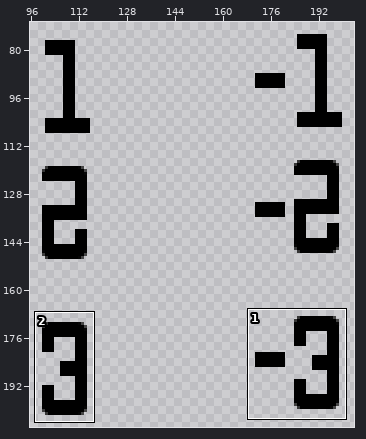
Sprite sheet, stored at Sudoku/Assets/Sprites/rusfont positive negative.png. Above: a wide view before the commit, with the close-up outlined.
Close-up. Before the edit:
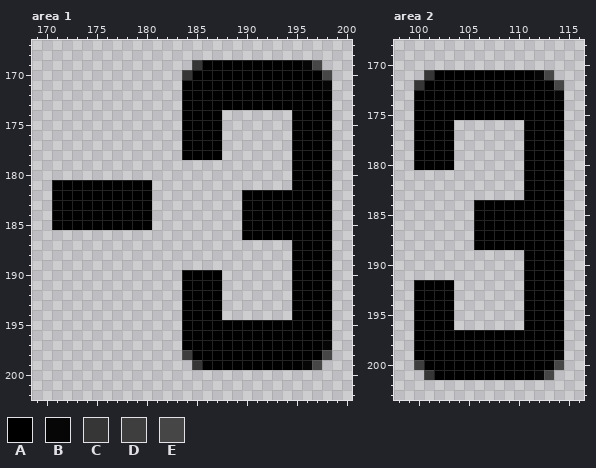
The file is 300x300 pixels. Colours within 5 levels of each other are drawn and written as one. Shown: area 1: x 169..200, y 167..202; area 2: x 98..116, y 168..203. The wide view leaves out empty margins. The commit also changed other parts of the picture, which this record leaves out.
Palette (. is transparent): A #000000  B #060606  C #363636  D #3e3e3e  E #464646
Now the later version:
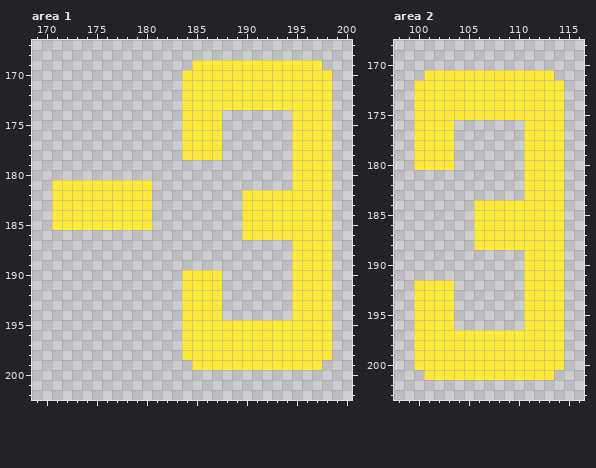
Change:
@@ palette @@
-A #000000
+A #ffea35
--- area 1
@@ x 182..200 @@
 168 ...................
-169 ...CAAAAAAAAAABE...
-170 ..CAAAAAAAAAAAAAE..
-171 ..AAAAAAAAAAAAAAB..
+169 ...AAAAAAAAAAAAA...
+170 ..AAAAAAAAAAAAAAA..
+171 ..AAAAAAAAAAAAAAA..
 172 ..AAAAAAAAAAAAAAA..
@@ x 182..200 @@
 196 ..AAAAAAAAAAAAAAA..
-197 ..AAAAAAAAAAAAAAB..
-198 ..DAAAAAAAAAAAAAE..
-199 ...CAAAAAAAAAABE...
+197 ..AAAAAAAAAAAAAAA..
+198 ..AAAAAAAAAAAAAAA..
+199 ...AAAAAAAAAAAAA...
 200 ...................
--- area 2
@@ x 98..116 @@
 170 ...................
-171 ...CAAAAAAAAAABE...
-172 ..CAAAAAAAAAAAAAE..
-173 ..AAAAAAAAAAAAAAB..
+171 ...AAAAAAAAAAAAA...
+172 ..AAAAAAAAAAAAAAA..
+173 ..AAAAAAAAAAAAAAA..
 174 ..AAAAAAAAAAAAAAA..
@@ x 98..116 @@
 198 ..AAAAAAAAAAAAAAA..
-199 ..AAAAAAAAAAAAAAB..
-200 ..DAAAAAAAAAAAAAE..
-201 ...CAAAAAAAAAABE...
+199 ..AAAAAAAAAAAAAAA..
+200 ..AAAAAAAAAAAAAAA..
+201 ...AAAAAAAAAAAAA...
 202 ...................
Where, in picture pixels (left, top, right, bottom), the same in both close-ups:
changed: (182, 60, 332, 370)
changed: (52, 180, 152, 230)
changed: (414, 70, 564, 380)
